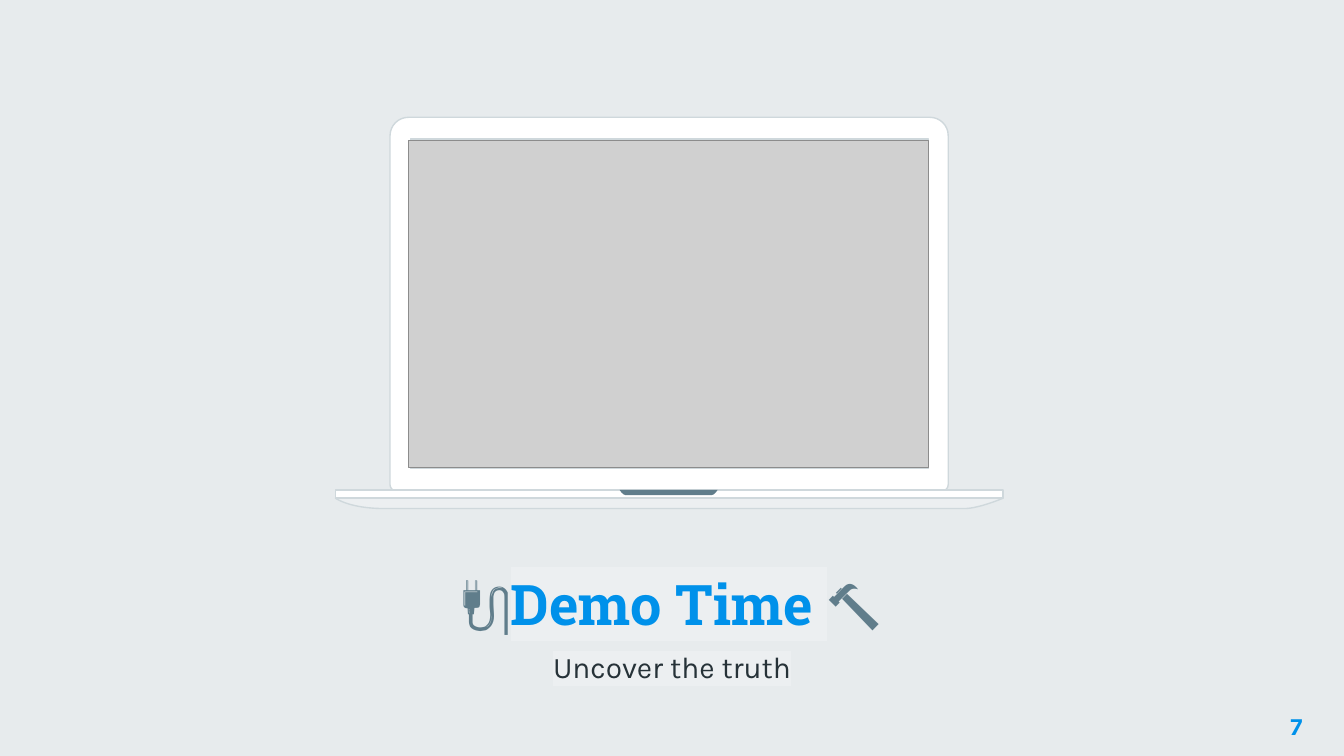
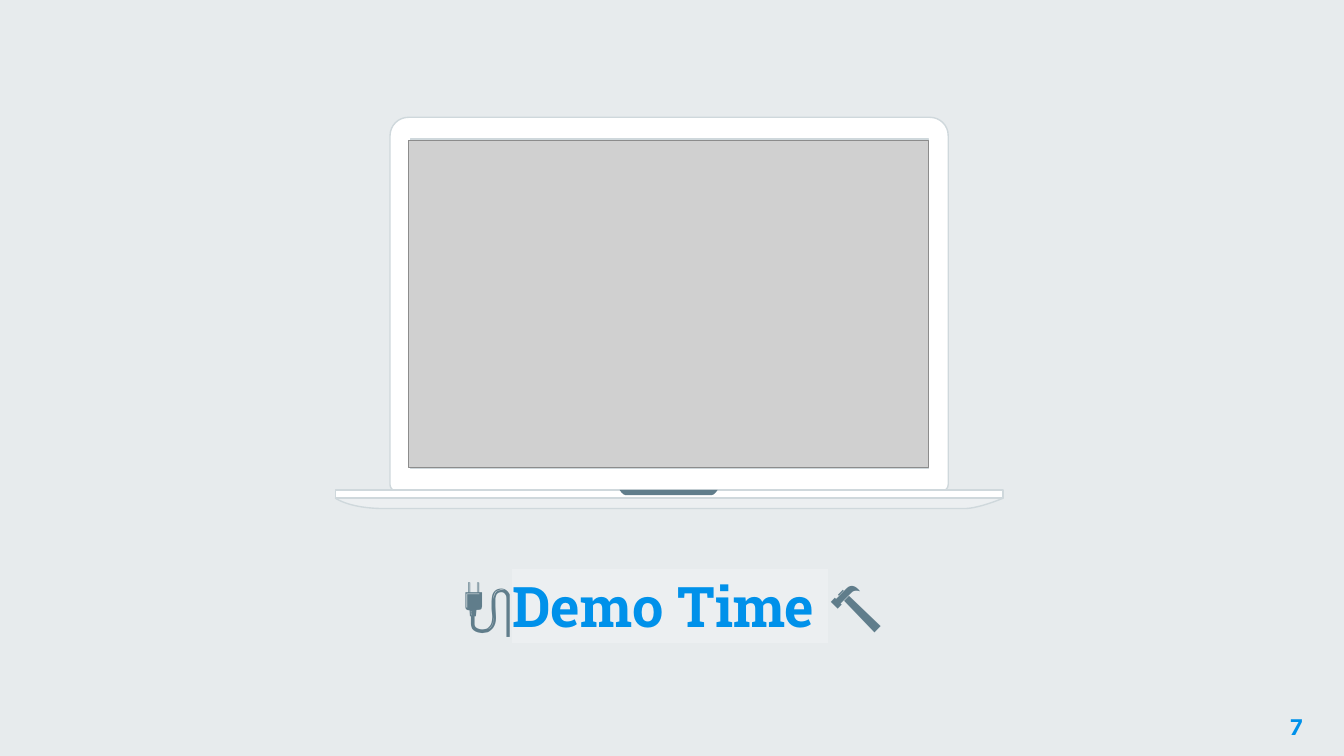
Before and after one commit to eric-bach/aws-scripts, a slide deck: slide 7 of aws-config-lambda-shared-eni/docs/Effective resource management with AWS Config - short.pptx. Drawn at 1344x756 pixels with LibreOffice and Linux fonts; fonts in the diff are those of the drawing; grey boxes stand for pictures; background and template pictures are left out. Boxes give left, top, right and bottom in pixels: in the first picture for what was removed or moved away, otherwise in the second. Text is boxed around its words. In the diff, an @@ line names an element or a change of style, - is before the commit and + after.

Commit message:
Clean up presentations

```diff
--- a/aws-config-lambda-shared-eni/docs/Effective resource management with AWS Config - short.pptx
+++ b/aws-config-lambda-shared-eni/docs/Effective resource management with AWS Config - short.pptx
@@ text at [553, 657, 791, 679]: paragraph removed @@
-Uncover the truth
```
